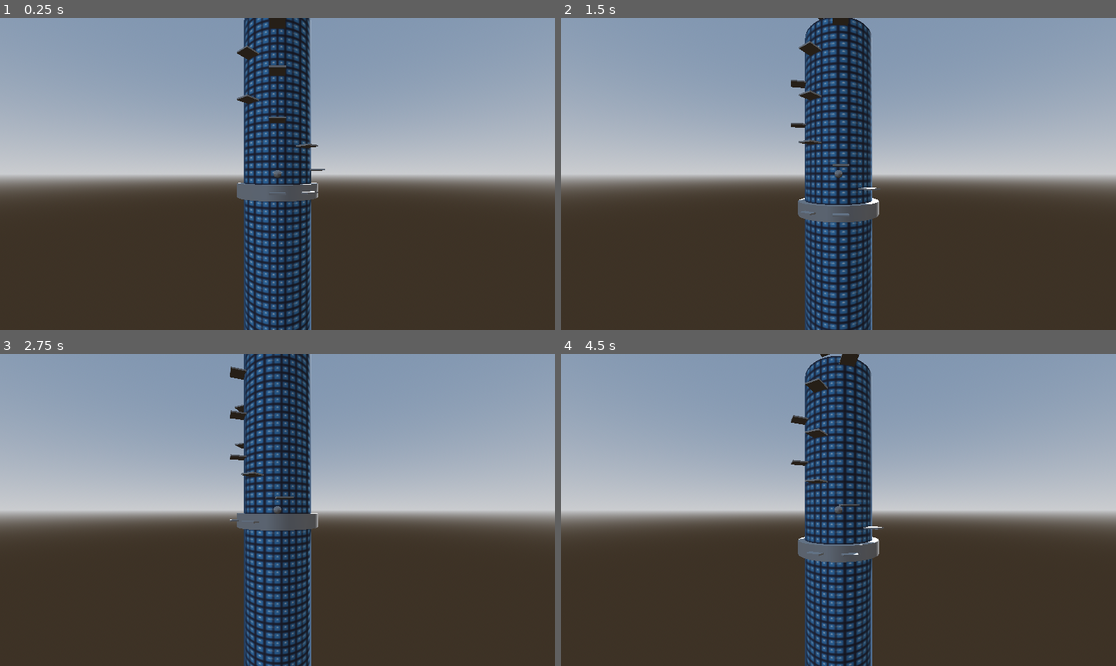
Above: before the commit, frames 1-4 (two rows, left to right).
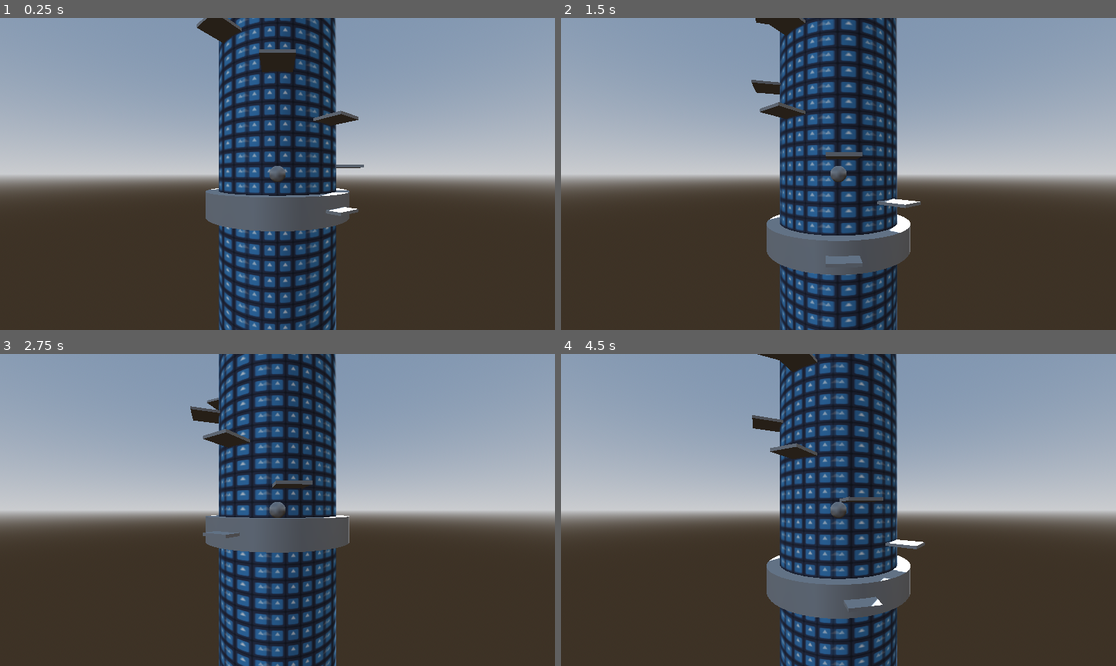
Above: after the commit, the same moments.

Repository: safgd/Infinite-Jump-Game
Game: Godot game, scene res://Scenes/game.tscn
The game is run twice, just before and just after one commit, with the same random seed, the same clock (stepped at 60 frames per second) and the same inputs. The engine's default icon, where the game draws it, is replaced by a stand-in: a white triangle on a blue panel in a dark square.
Inputs:
- Up to frame 1 (0.25 s): no input
- Up to frame 2 (1.5 s): tap Enter (ui_accept) at 0.5, 0.77 s; hold Right (ui_right) 0.53-1.28 s; hold Down (ui_down) from 1.28 s (still down)
- Up to frame 3 (2.75 s): tap Enter (ui_accept) at 1.52 s; release Down (ui_down) at 2.03 s; hold Right (ui_right) from 2.03 s (still down)
- Up to frame 4 (4.5 s): release Right (ui_right) at 2.78 s; hold Up (ui_up) 2.78-3.53 s; tap Enter (ui_accept) at 3.02, 3.77 s; hold Left (ui_left) from 3.53 s (still down)

The runs differ from the first frame. In frame 1, 18% of the frame differs, in the area x 35-66%, y 0-100%; in frame 2, 19%; in frame 3, 18%; in frame 4, 19%, in the area x 34-66%, y 0-100%.

Commit message:
random platform spawning adjusted

Diff:
--- a/Scenes/cylinder_map.tscn
+++ b/Scenes/cylinder_map.tscn
@@ -22,6 +22,3 @@
 mesh = SubResource("CylinderMesh_ndhib")
 
 [node name="Platforms" type="Node3D" parent="." unique_id=415740971]
-
-[node name="Platform" parent="Platforms" unique_id=221532819 instance=ExtResource("2_q1o56")]
-collision_layer = 3
--- a/Scenes/game.tscn
+++ b/Scenes/game.tscn
@@ -48,4 +48,5 @@
 jump_velocity = 9.0
 
 [node name="Camera3D" type="Camera3D" parent="Player" unique_id=2016564791]
-transform = Transform3D(1, 0, 0, 0, 1, 0, 0, 0, 1, 0, 0, 25.143364)
+transform = Transform3D(1, 0, 0, 0, 1, 0, 0, 0, 1, 0, 0, 12.252278)
+size = 19.965
--- a/Scripts/cylinder_map.gd
+++ b/Scripts/cylinder_map.gd
@@ -1,3 +1,4 @@
+class_name Map
 extends Node3D
 
 @export var platform_scene: PackedScene
@@ -22,3 +23,8 @@
 	platforms.add_child(plat)
 	plat.global_position.y = pos_y
 	return plat
+
+func shift_platforms(offset: Vector3)->void:
+	for child: Node in platforms.get_children():
+		if child is Node3D:
+			(child as Node3D).global_position += offset
--- a/Scripts/player.gd
+++ b/Scripts/player.gd
@@ -1,6 +1,6 @@
 extends CharacterBody3D
 
-@export var map_to_rotate: Node3D
+@export var map_to_rotate: Map
 
 @export var speed: float = 5.0
 @export var jump_velocity = 4.5
@@ -26,3 +26,8 @@
 
 
 	move_and_slide()
+
+	if global_position.y >= 10:
+		global_position.y -= 5.0
+		map_to_rotate.shift_platforms(Vector3(0, -5, 0))
+		print("shifted")
